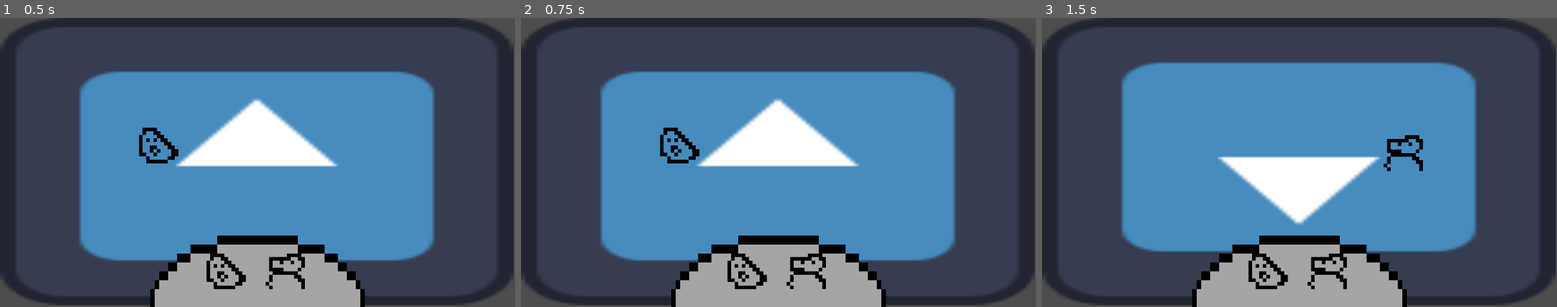
Above: before the commit, frames 1-3 (left to right).
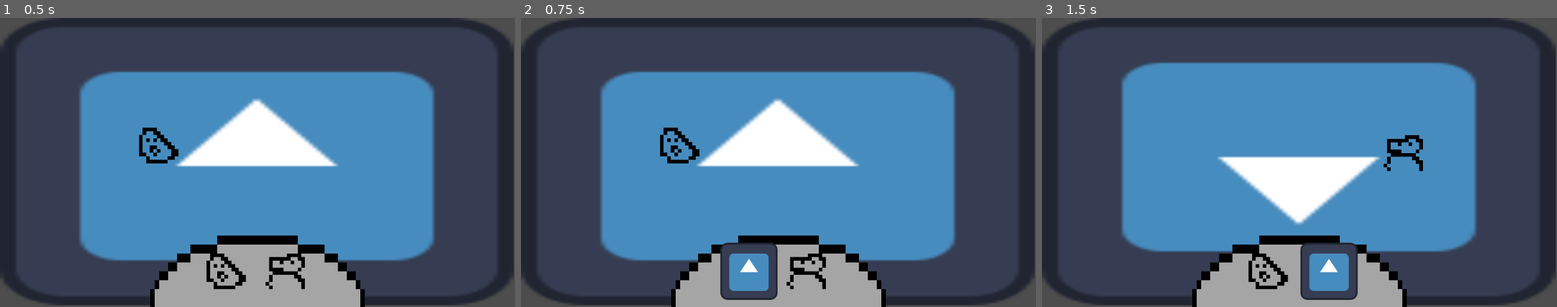
Above: after the commit, the same moments.

Repository: Nauviax/noirgame
Game: Godot game, scene res://scenes/main_scene.tscn
The game is run twice, just before and just after one commit, with the same random seed, the same clock (stepped at 60 frames per second) and the same inputs. The engine's default icon, where the game draws it, is replaced by a stand-in: a white triangle on a blue panel in a dark square.
Inputs (mouse positions are in pixels of both pictures, inside the frame that each line leads up to):
- Up to frame 1 (0.5 s): no input
- Up to frame 2 (0.75 s): click (747, 272) at 0.5 s
- Up to frame 3 (1.5 s): click (1330, 272) at 1.27 s

Frame 1 is identical in both runs. In frame 2, 2.2% of the frame differs, in the area x 38-50%, y 77-98%; in frame 3, 2.2%, in the area x 50-62%, y 77-98%.

Commit message:
Button highlighting

Diff:
--- a/scenes/locations/base_location.gd
+++ b/scenes/locations/base_location.gd
@@ -4,5 +4,6 @@
 ## Name of location, unique
 @export var location_name: String = "Base Location"
 
-## Image to use for selector button
+## Images to use for selector button
 @export var location_icon: Texture
+@export var location_icon_selected: Texture
--- a/scenes/locations/base_location.tscn
+++ b/scenes/locations/base_location.tscn
@@ -7,5 +7,6 @@
 script = ExtResource("1_xr1op")
 location_name = null
 location_icon = ExtResource("2_w6did")
+location_icon_selected = ExtResource("2_w6did")
 
 [node name="Background" type="Sprite2D" parent="."]
--- a/scenes/main_scene.gd
+++ b/scenes/main_scene.gd
@@ -27,6 +27,7 @@
 		var button: LocationButton = location_button.instantiate()
 		button.location_to_load = location
 		button.texture_normal = location.location_icon
+		button.texture_focused = location.location_icon_selected
 		location_selector.add_child(button)
 
 ## Load a new location, unloading the current one.
